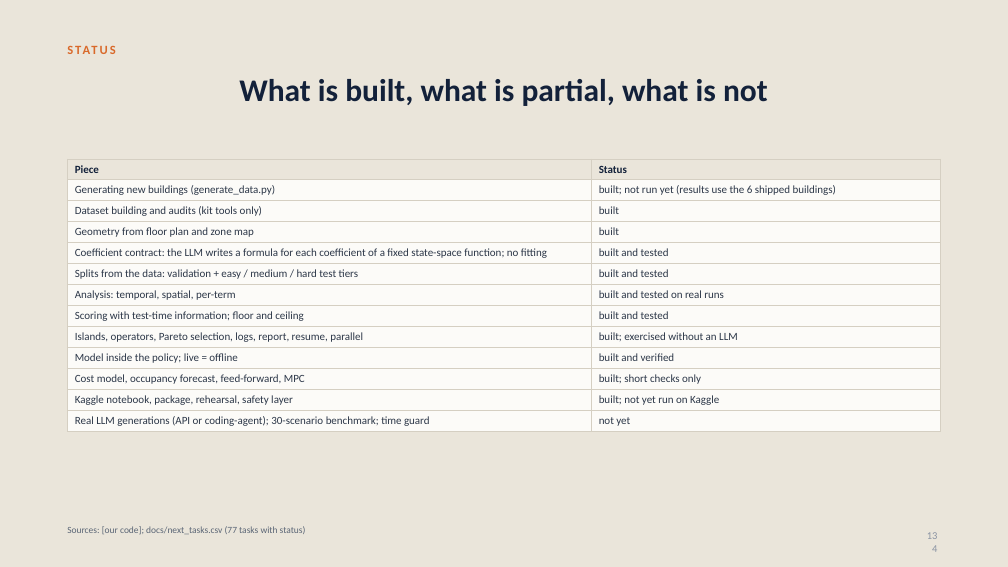
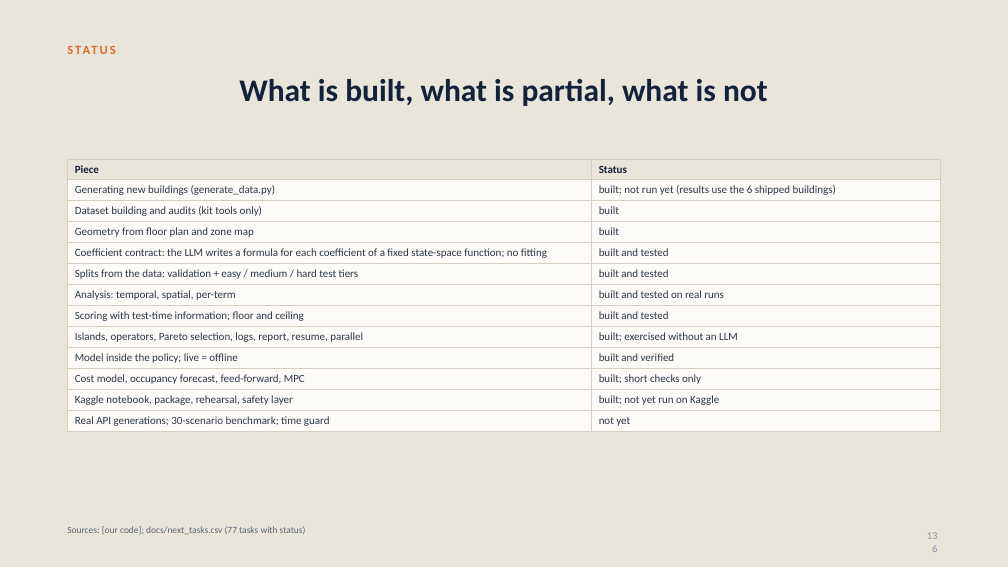
Before and after one commit to srivathsanb14/working-code, a slide deck: slide 136 of docs/One_Controller_for_Every_Building.pptx (slide 134 before the commit). Drawn at 1008x567 pixels with LibreOffice and Linux fonts; fonts in the diff are those of the drawing. Boxes give left, top, right and bottom in pixels: in the first picture for what was removed or moved away, otherwise in the second. Text is boxed around its words. In the diff, an @@ line names an element or a change of style, - is before the commit and + after.

```diff
--- a/docs/One_Controller_for_Every_Building.pptx
+++ b/docs/One_Controller_for_Every_Building.pptx
@@ table at (67,159,941,430) @@
-row 13, column 1: Real LLM generations (API or coding-agent); 30-scenario benchmark; time guard
+row 13, column 1: Real API generations; 30-scenario benchmark; time guard
```
Also in this commit, not shown: 11 other slides changed, 2 slides added, 16 other files.
